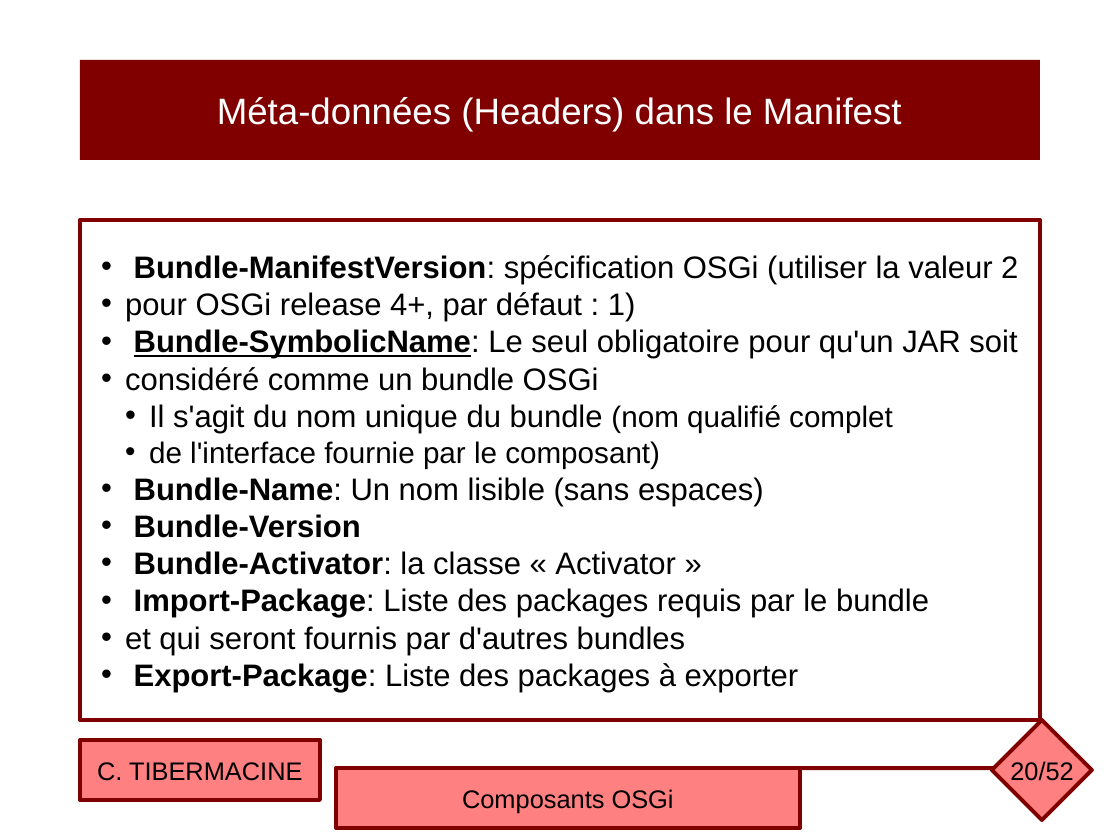
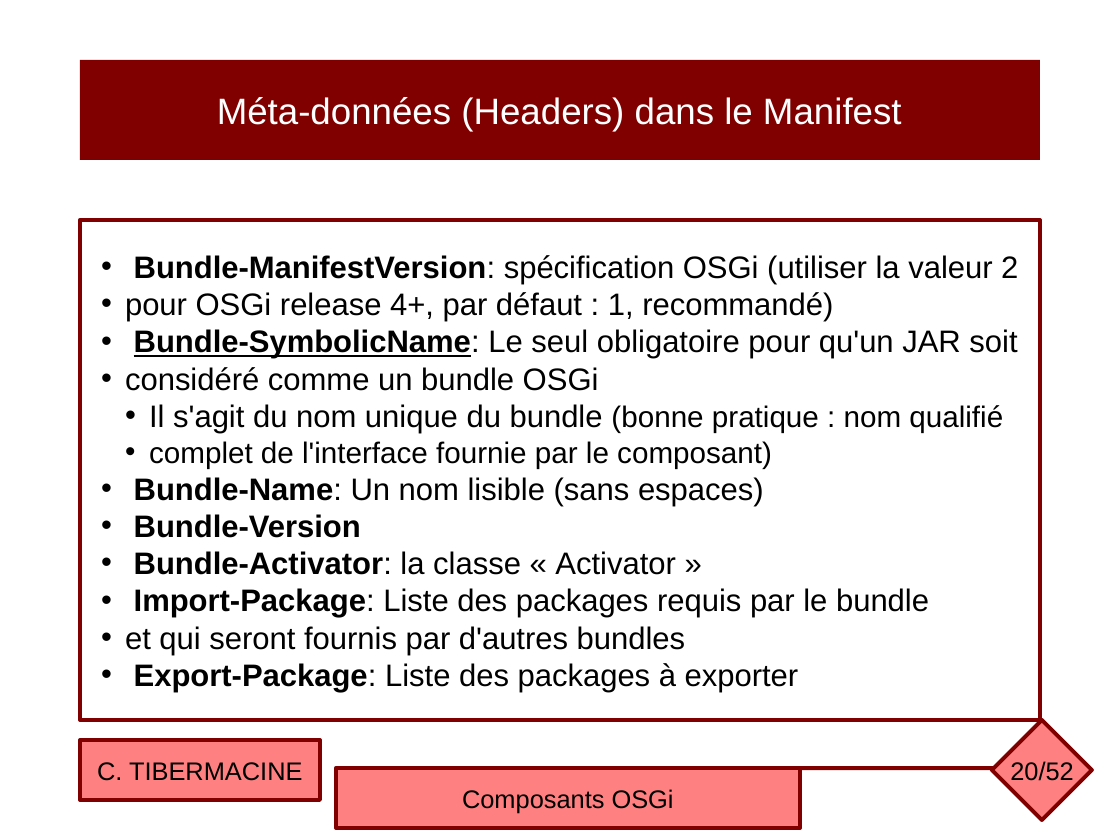
Before and after one commit to ctiber/composants, a slide deck: slide 20 of cours/cours3.odp. Drawn at 1120x840 pixels with LibreOffice and Linux fonts; fonts in the diff are those of the drawing. Boxes give left, top, right and bottom in pixels: in the first picture for what was removed or moved away, otherwise in the second. Text is boxed around its words. In the diff, an @@ line names an element or a change of style, - is before the commit and + after.

```diff
--- a/cours/cours3.odp
+++ b/cours/cours3.odp
@@ text in rectangle at box(125, 292, 833, 322): text changed @@
-• pour OSGi release 4+, par défaut : 1)
+• pour OSGi release 4+, par défaut : 1, recommandé)
@@ text in rectangle at box(149, 404, 1003, 468): text changed @@
-  • Il s'agit du nom unique du bundle (nom qualifié complet
-  • de l'interface fournie par le composant)
+  • Il s'agit du nom unique du bundle (bonne pratique : nom qualifié
+  • complet de l'interface fournie par le composant)
```
Also in this commit, not shown: 18 other slides changed, 2 other files.
